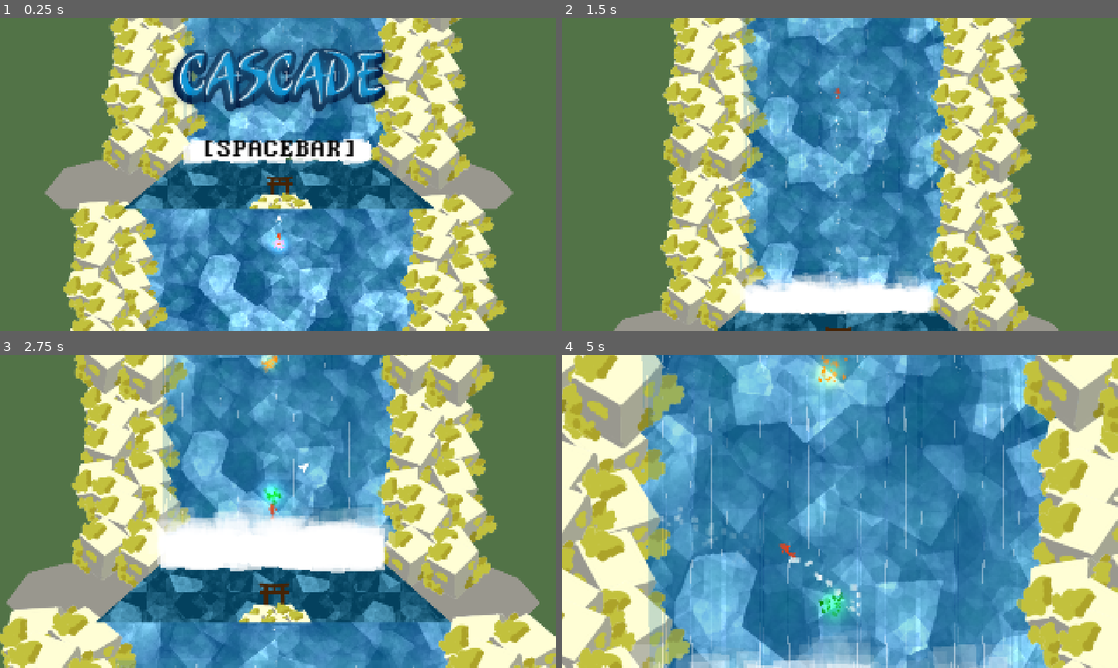
Above: before the commit, frames 1-4 (two rows, left to right).
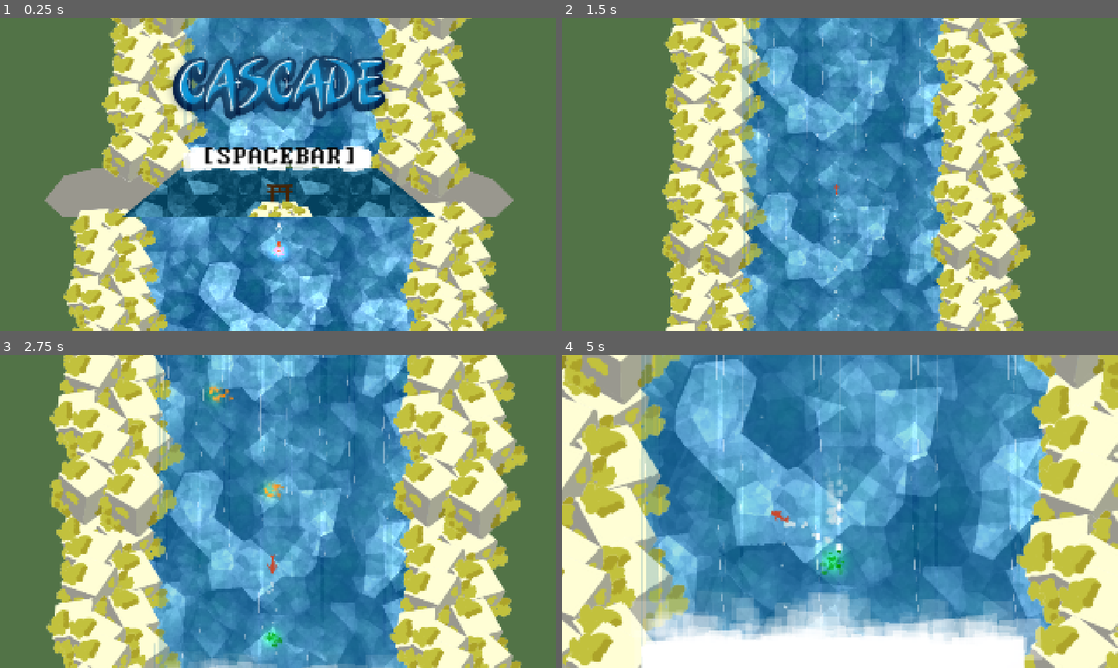
Above: after the commit, the same moments.

Repository: ojaskavathe/cascade
Game: Godot game, scene res://game.tscn
The game is run twice, just before and just after one commit, with the same random seed, the same clock (stepped at 60 frames per second) and the same inputs. The engine's default icon, where the game draws it, is replaced by a stand-in: a white triangle on a blue panel in a dark square.
Inputs (mouse positions are in pixels of both pictures, inside the frame that each line leads up to):
- Up to frame 1 (0.25 s): no input
- Up to frame 2 (1.5 s): move the mouse to (962, 158) at 0.52 s; hold Space (jump) 0.53-1.28 s; hold D (right) from 0.53 s (still down); move the mouse to (728, 190) at 1.27 s; tap Space (jump) at 1.35 s
- Up to frame 3 (2.75 s): tap Space (jump) at 1.52, 1.82 s; move the mouse to (333, 442) at 2.02 s; release D (right) at 2.03 s; hold A (left) from 2.03 s (still down); hold Space (jump) from 2.03 s (still down)
- Up to frame 4 (5 s): move the mouse to (812, 574) at 2.77 s; release A (left) at 2.78 s; release Space (jump) at 2.78 s; hold D (right) 2.78-4.28 s; tap Space (jump) at 2.85, 3.02, 3.32, 4.35, 4.52, 4.82 s; move the mouse to (1006, 558) at 3.52 s; hold Space (jump) 3.53-4.28 s; move the mouse to (673, 464) at 4.27 s; hold A (left) from 4.28 s (still down)

The runs differ from the first frame. In frame 1, 38% of the frame differs, in the area x 8-93%, y 0-100%; in frame 2, 45%; in frame 3, 65%; in frame 4, 70%, in the area x 0-100%, y 0-100%.

Commit message:
Bash on jump press instead of hold

Diff:
--- a/entity/object/base_jump_point.tscn
+++ b/entity/object/base_jump_point.tscn
@@ -1,7 +1,7 @@
 [gd_scene load_steps=2 format=3 uid="uid://v743cd1td7ir"]
 
 [sub_resource type="CircleShape2D" id="CircleShape2D_bi3ns"]
-radius = 36.0
+radius = 90.05
 
 [node name="BaseJumpPoint" type="Area2D" groups=["jump_point"]]
 
--- a/entity/player/player.gd
+++ b/entity/player/player.gd
@@ -107,7 +107,7 @@
 			if Input.is_action_pressed("right"):
 				velocity += Vector2.RIGHT * SPEED
 
-		if can_bash and in_jump_point and Input.is_action_pressed("jump"):
+		if can_bash and in_jump_point and Input.is_action_just_pressed("jump"):
 			bash_state = true
 			set_particle_behavior(ParticleBehavior.SWIM)
 			$DashParticleTimer.stop()
--- a/entity/player/player.tscn
+++ b/entity/player/player.tscn
@@ -10,7 +10,7 @@
 radius = 8.0
 
 [sub_resource type="CircleShape2D" id="CircleShape2D_4pluf"]
-radius = 36.0
+radius = 49.0101
 
 [sub_resource type="Gradient" id="Gradient_wsqn7"]
 offsets = PackedFloat32Array(0, 1e-05)
--- a/game.gd
+++ b/game.gd
@@ -18,6 +18,8 @@
 	currentScene = first_level
 
 	camera.zoom = 0.5 * Vector2.ONE
+
+	#_on_new_lg_timeout()
 	first_level.get_node("BottomKillzone").get_node("KillZone").monitoring = true
 
 	player.position = checkpoint_loc
--- a/game.tscn
+++ b/game.tscn
@@ -37,6 +37,8 @@
 [node name="Camera" parent="." instance=ExtResource("2_2ojf5")]
 position = Vector2(620, 1366)
 limit_bottom = 1500
+endDashSmoothingSpeed = 32.0
+smoothingSpeed = 16.0
 targetOffset = Vector2(0, 200)
 
 [node name="LevelGroups" type="Node2D" parent="."]
@@ -61,19 +63,19 @@
 
 [node name="LG_5" parent="LevelGroups" instance=ExtResource("11_qg6wg")]
 z_index = -2
-position = Vector2(629, -25908)
+position = Vector2(629, -25836)
 
 [node name="LG_6" parent="LevelGroups" instance=ExtResource("12_kd2kx")]
 z_index = -3
-position = Vector2(629, -31951)
+position = Vector2(629, -31807)
 
 [node name="LG_7" parent="LevelGroups" instance=ExtResource("13_2qmrg")]
 z_index = -4
-position = Vector2(629, -37993)
+position = Vector2(629, -37784)
 
 [node name="LG_8" parent="LevelGroups" instance=ExtResource("14_moimo")]
 z_index = -5
-position = Vector2(629, -44035)
+position = Vector2(629, -43749)
 
 [node name="PixelPostProcess" type="CanvasLayer" parent="."]
 layer = 100
Not shown: 1 places in entity/object/enemy.tscn that only renumber resources
Not shown: 1 places in game.tscn that only renumber resources
Not shown: 1 places in level_group/lg_1.tscn that only renumber resources
